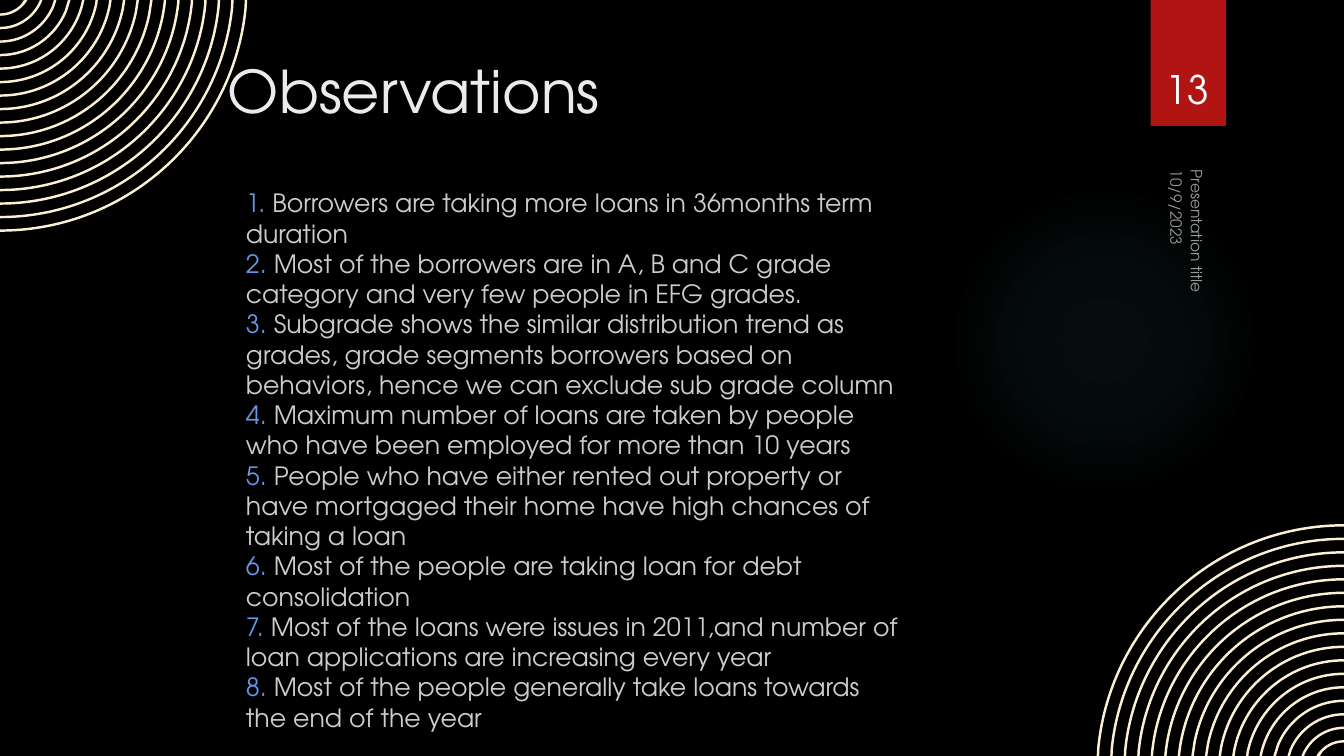
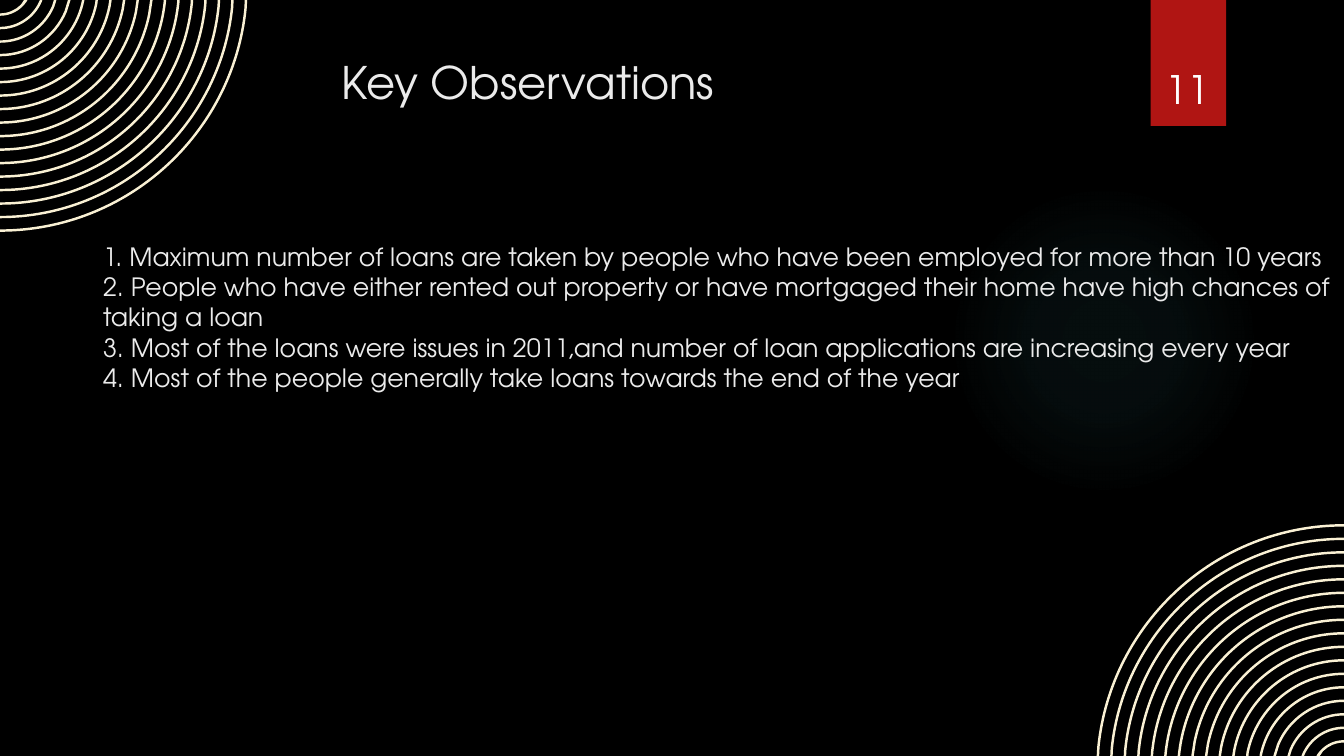
Before and after one commit to asthaa29/lendingcasestudy, a slide deck: slide 11 of EDA Case Study.pptx (slide 13 before the commit). Drawn at 1344x756 pixels with LibreOffice and Linux fonts; fonts in the diff are those of the drawing; background and template pictures are left out. Boxes give left, top, right and bottom in pixels: in the first picture for what was removed or moved away, otherwise in the second. Text is boxed around its words. In the diff, an @@ line names an element or a change of style, - is before the commit and + after.

```diff
--- a/EDA Case Study.pptx
+++ b/EDA Case Study.pptx
@@ title at (x1=342, y1=65, x2=714, y2=108): text changed; size 42 to 32 pt @@
-Observations
+Key Observations
@@ page number at (x1=1166, y1=75, x2=1209, y2=104): text changed @@
-13
+11
@@ text removed at (x1=1163, y1=178, x2=1189, y2=244) @@
-10/9/2023
@@ text removed at (x1=1183, y1=179, x2=1209, y2=291) @@
-Presentation title
@@ text at (x1=103, y1=247, x2=1329, y2=393): text changed; text colour #CCCCCC to #EBEBEB @@
-1. Borrowers are taking more loans in 36months term duration
-2. Most of the borrowers are in A, B and C grade category and very few people in EFG grades.
-3. Subgrade shows the similar distribution trend as grades, grade segments borrowers based on behaviors, hence we can exclude sub grade column
-4. Maximum number of loans are taken by people who have been employed for more than 10 years
-5. People who have either rented out property or have mortgaged their home have high chances of taking a loan
-6. Most of the people are taking loan for debt consolidation
-7. Most of the loans were issues in 2011,and number of loan applications are increasing every year
-8. Most of the people generally take loans towards the end of the year
+1. Maximum number of loans are taken by people who have been employed for more than 10 years
+2. People who have either rented out property or have mortgaged their home have high chances of taking a loan
+3. Most of the loans were issues in 2011,and number of loan applications are increasing every year
+4. Most of the people generally take loans towards the end of the year
```
Also in this commit, not shown: 11 other slides changed, 1 slide added, 5 slides removed.
